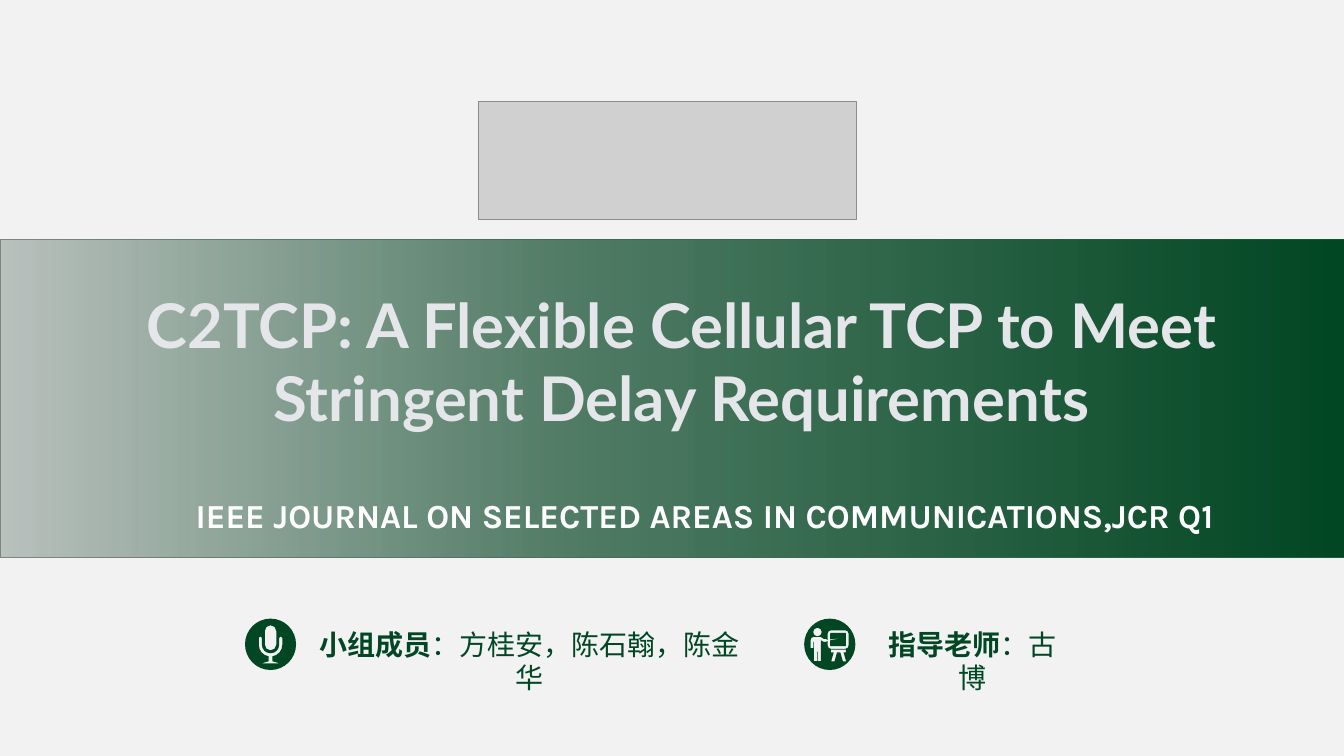
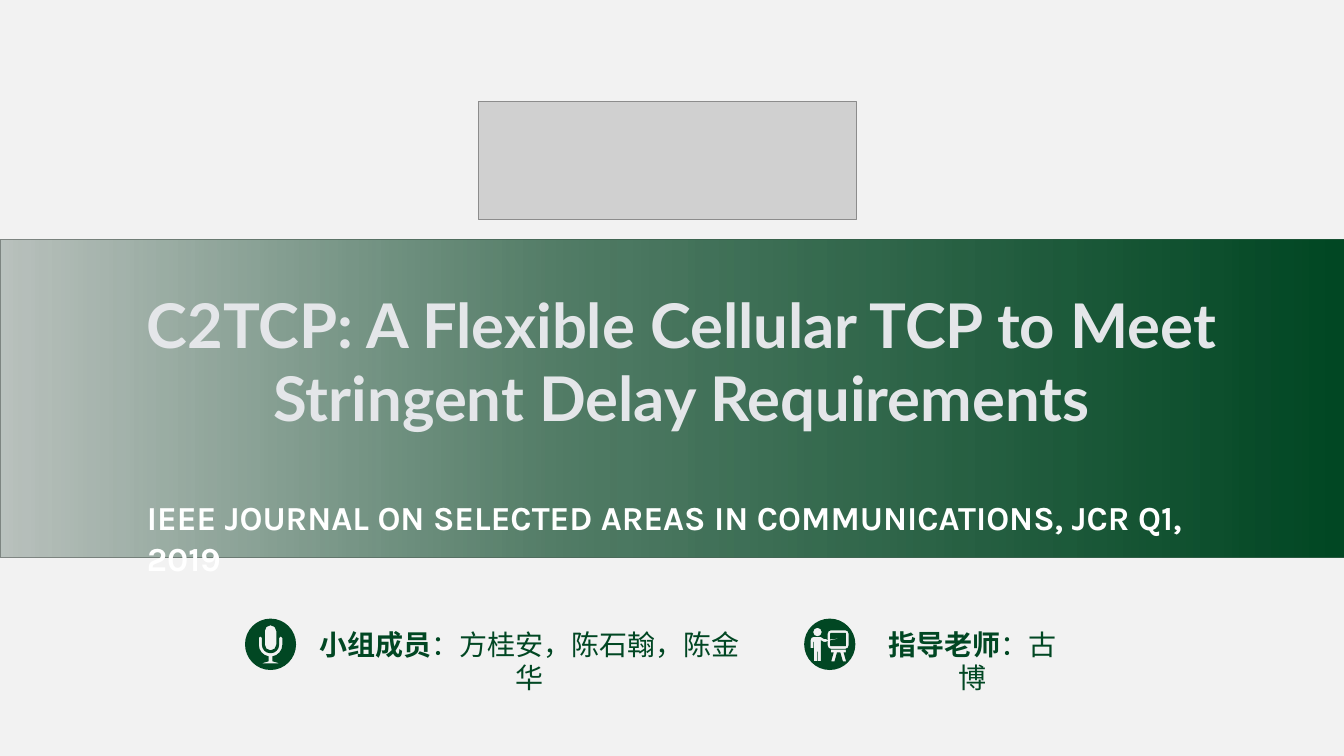
Before and after one commit to Enderfga/Enderfga, a slide deck: slide 1 of Report/C2TCP A Flexible Cellular TCP to Meet Stringent Delay Requirements.pptx. Drawn at 1344x756 pixels with LibreOffice and Linux fonts; fonts in the diff are those of the drawing; grey boxes stand for pictures. Boxes give left, top, right and bottom in pixels: in the first picture for what was removed or moved away, otherwise in the second. Text is boxed around its words. In the diff, an @@ line names an element or a change of style, - is before the commit and + after.

```diff
--- a/Report/C2TCP A Flexible Cellular TCP to Meet Stringent Delay Requirements.pptx
+++ b/Report/C2TCP A Flexible Cellular TCP to Meet Stringent Delay Requirements.pptx
@@ text at <box>147,507,1182,536</box>: text changed @@
-IEEE JOURNAL ON SELECTED AREAS IN COMMUNICATIONS,JCR Q1
+IEEE JOURNAL ON SELECTED AREAS IN COMMUNICATIONS, JCR Q1, 2019
```
Also in this commit, not shown: 16 other slides changed, 2 slides removed, 9 other files.
